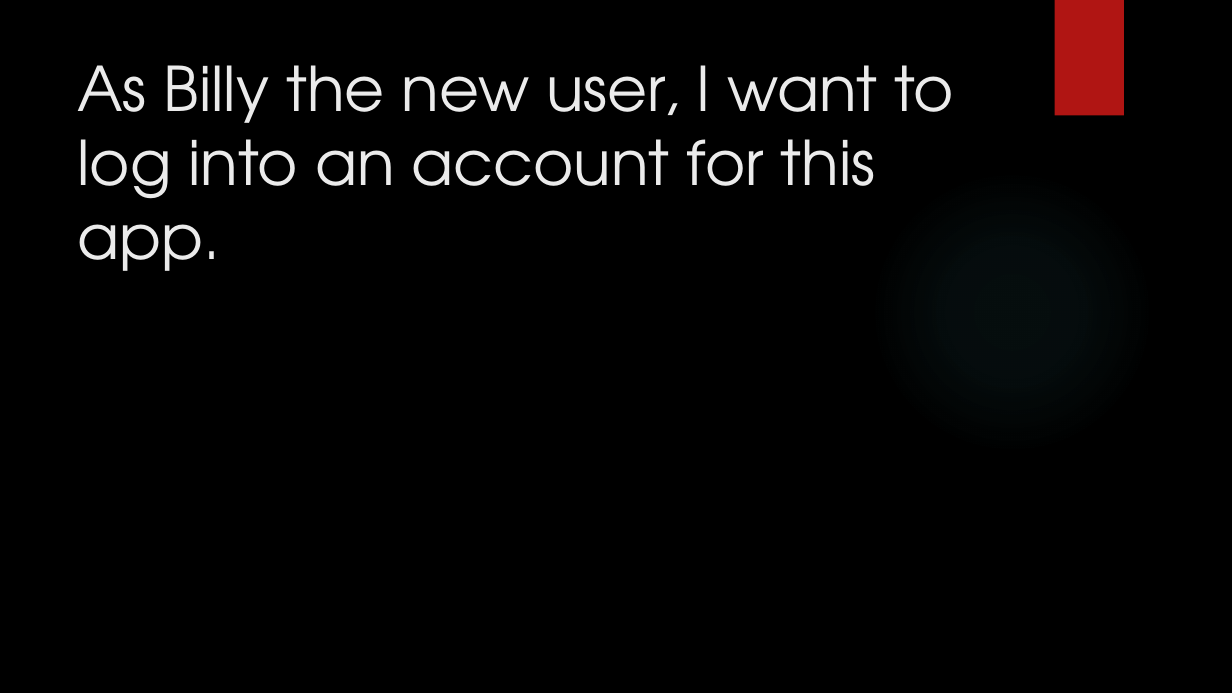
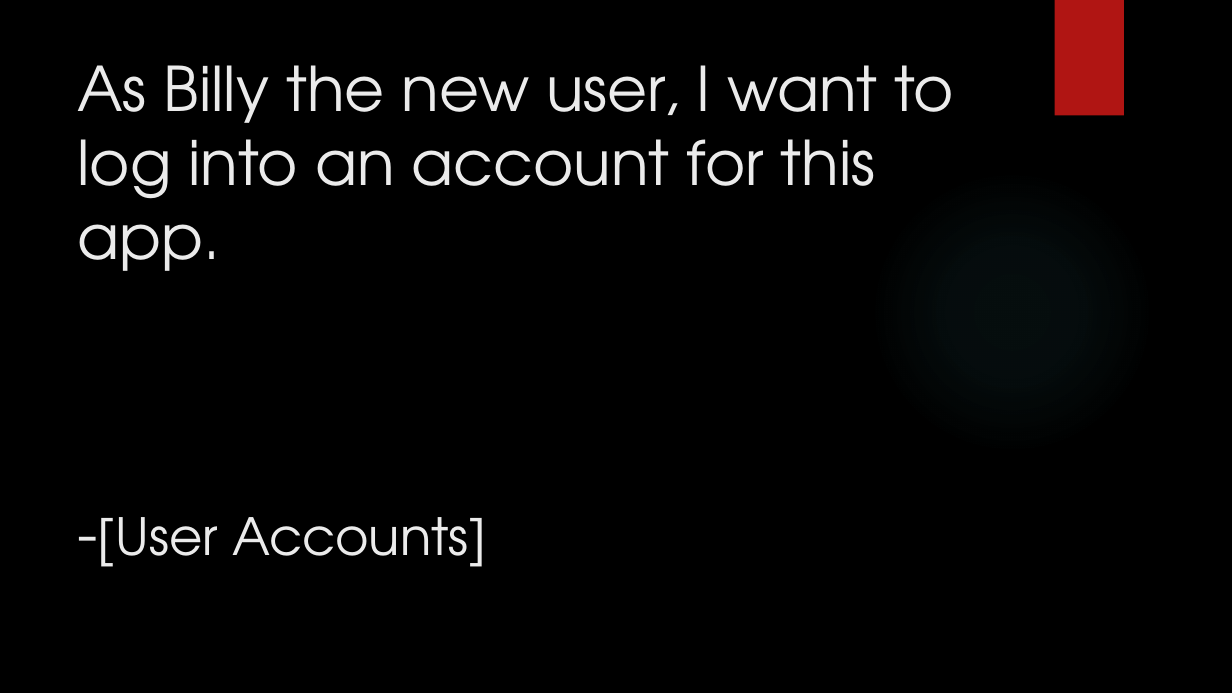
Before and after one commit to junmin-yee/Landmarked, a slide deck: slide 8 of Technology Presentation.pptx (slide 3 before the commit). Drawn at 1232x693 pixels with LibreOffice and Linux fonts; fonts in the diff are those of the drawing; background and template pictures are left out. Boxes give left, top, right and bottom in pixels: in the first picture for what was removed or moved away, otherwise in the second. Text is boxed around its words. In the diff, an @@ line names an element or a change of style, - is before the commit and + after.

```diff
--- a/Technology Presentation.pptx
+++ b/Technology Presentation.pptx
@@ title at box(77, 65, 955, 567): text changed @@
-As Billy the new user, I want to log into an account for this app.
+As Billy the new user, I want to log into an account for this app.
+-[User Accounts]
```
Also in this commit, not shown: 14 other slides changed.
